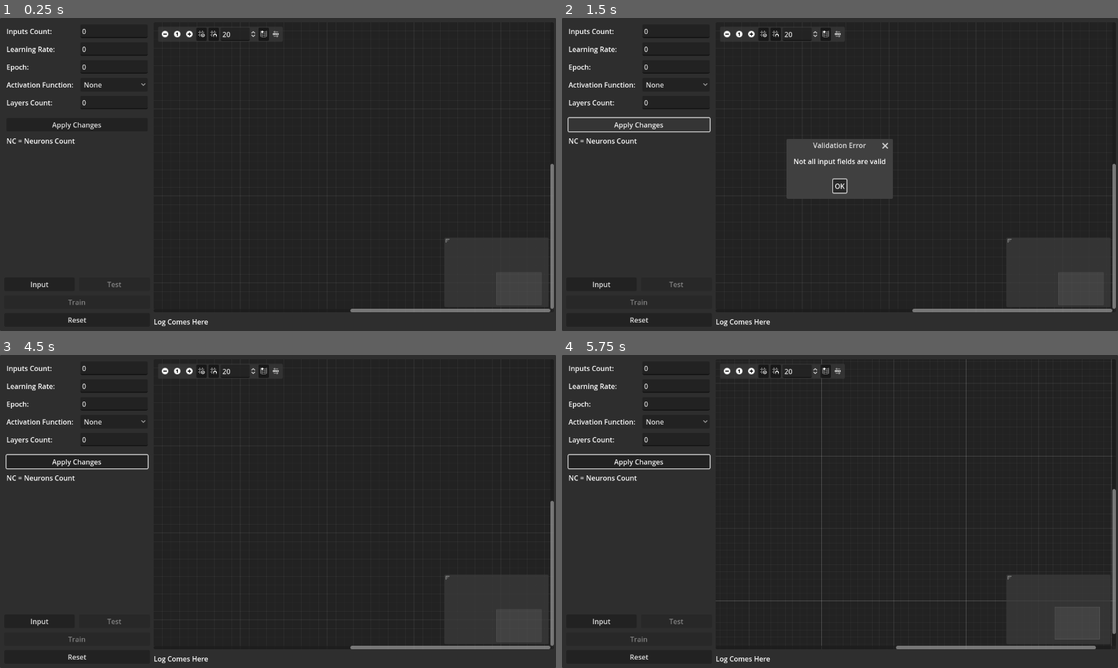
Above: before the commit, frames 1-4 (two rows, left to right).
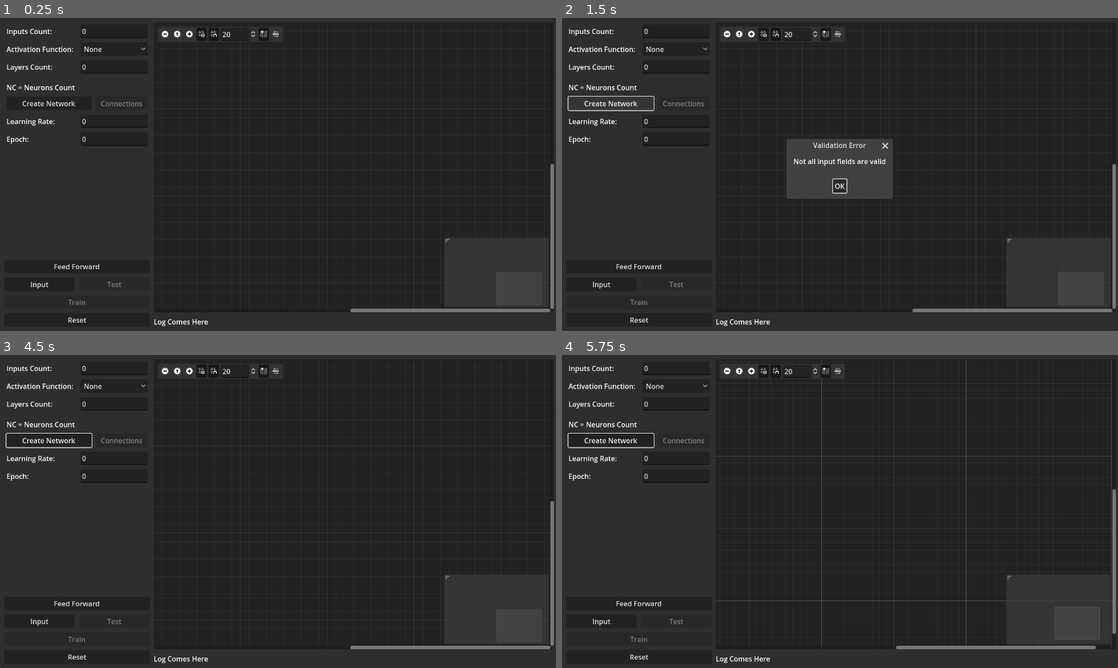
Above: after the commit, the same moments.

Repository: maktoobgar/neural_network
Game: Godot game, scene res://scenes/main.tscn
Two runs of this game, one before a commit and one after it. Both use one fixed random seed, a clock stepped at 60 frames per second and the inputs below.
Inputs (mouse positions are in pixels of both pictures, inside the frame that each line leads up to):
- Up to frame 1 (0.25 s): no input
- Up to frame 2 (1.5 s): click "None" at 0.5 s; click "Apply Changes" (after the commit: "Create Network") at 1.25 s
- Up to frame 3 (4.5 s): click "Input" at 2 s; click (77, 602) at 2.75 s, where only the run after the commit has a clickable "Feed Forward"; click "Reset" at 3.5 s; click "OK" at 4.25 s
- Up to frame 4 (5.75 s): click (728, 370) at 5 s

The runs differ from the first frame. In frame 1, 1.1% of the frame differs, in the area x 1-27%, y 9-81%; in frame 2, 1.5%; in frame 3, 1.4%; in frame 4, 1.4%.

Commit message:
🎉 feat: connections for neurons added + feed forward mechanism added

Diff:
--- a/scenes/global.gd
+++ b/scenes/global.gd
@@ -56,3 +56,16 @@
 	if num > 20:
 		return (layers.get((num/10)*10, "Invalid Number") + " " + layers.get(num%10, "Invalid Number") + " Neuron").replace("  ", " ")
 	return layers.get(num, "Invalid Number") + " Neuron"
+
+func none(input: float) -> float:
+	return input
+
+func sigmoid(input: float) -> float:
+	return 1.0/(1.0+exp(-input))
+
+func calculate_neuron_output(value: float, function_name: String) -> float:
+	if function_name == "Sigmoid":
+		return sigmoid(value)
+	elif function_name == "Tanh":
+		return tanh(value)
+	return none(value)
--- a/scenes/layer.gd
+++ b/scenes/layer.gd
@@ -60,3 +60,7 @@
 			continue
 		var neuron: Neuron = self.get_child(i)
 		neuron.activation_function = inputControl.value
+
+func feed_forward_all_nodes() -> void:
+	for neuron in all_neurons:
+		neuron.feed_forward()
--- a/scenes/layer.tscn
+++ b/scenes/layer.tscn
@@ -19,7 +19,6 @@
 slot/0/right_icon = null
 slot/0/draw_stylebox = true
 script = ExtResource("1_3bi70")
-layer_id = null
 
 [node name="Menu" type="VBoxContainer" parent="."]
 layout_mode = 2
--- a/scenes/main.tscn
+++ b/scenes/main.tscn
@@ -72,26 +72,6 @@
 force_int = true
 force_min = true
 
-[node name="LearningRate" parent="Panel/CornerMargins/MainSpliterContainer/Sidebar/SidebarContentContainer/ScrollContainer/Margin/Controls" instance=ExtResource("1_tlwrc")]
-unique_name_in_owner = true
-layout_mode = 2
-value = "0"
-text = "Learning Rate:"
-initial_value = "0"
-force_float = true
-max_value = 1.0
-force_min = true
-force_max = true
-
-[node name="Epoch" parent="Panel/CornerMargins/MainSpliterContainer/Sidebar/SidebarContentContainer/ScrollContainer/Margin/Controls" instance=ExtResource("1_tlwrc")]
-unique_name_in_owner = true
-layout_mode = 2
-value = "0"
-text = "Epoch:"
-initial_value = "0"
-force_int = true
-force_min = true
-
 [node name="ActivationFunction" parent="Panel/CornerMargins/MainSpliterContainer/Sidebar/SidebarContentContainer/ScrollContainer/Margin/Controls" instance=ExtResource("1_tlwrc")]
 unique_name_in_owner = true
 layout_mode = 2
@@ -121,39 +101,78 @@
 layout_mode = 2
 theme_override_constants/separation = 10
 
-[node name="ApplyChanges" type="Button" parent="Panel/CornerMargins/MainSpliterContainer/Sidebar/SidebarContentContainer/ScrollContainer/Margin/Controls"]
-layout_mode = 2
-text = "Apply Changes"
-
 [node name="Label" type="Label" parent="Panel/CornerMargins/MainSpliterContainer/Sidebar/SidebarContentContainer/ScrollContainer/Margin/Controls"]
 layout_mode = 2
 text = "NC = Neurons Count"
 
+[node name="HBoxContainer" type="HBoxContainer" parent="Panel/CornerMargins/MainSpliterContainer/Sidebar/SidebarContentContainer/ScrollContainer/Margin/Controls"]
+layout_mode = 2
+theme_override_constants/separation = 10
+
+[node name="ApplyChanges" type="Button" parent="Panel/CornerMargins/MainSpliterContainer/Sidebar/SidebarContentContainer/ScrollContainer/Margin/Controls/HBoxContainer"]
+layout_mode = 2
+size_flags_horizontal = 3
+text = "Create Network"
+
+[node name="ConnectionsButton" type="Button" parent="Panel/CornerMargins/MainSpliterContainer/Sidebar/SidebarContentContainer/ScrollContainer/Margin/Controls/HBoxContainer"]
+unique_name_in_owner = true
+layout_mode = 2
+size_flags_horizontal = 3
+size_flags_stretch_ratio = 0.6
+disabled = true
+text = "Connections"
+
+[node name="LearningRate" parent="Panel/CornerMargins/MainSpliterContainer/Sidebar/SidebarContentContainer/ScrollContainer/Margin/Controls" instance=ExtResource("1_tlwrc")]
+unique_name_in_owner = true
+layout_mode = 2
+value = "0"
+text = "Learning Rate:"
+initial_value = "0"
+force_float = true
+max_value = 1.0
+force_min = true
+force_max = true
+
+[node name="Epoch" parent="Panel/CornerMargins/MainSpliterContainer/Sidebar/SidebarContentContainer/ScrollContainer/Margin/Controls" instance=ExtResource("1_tlwrc")]
+unique_name_in_owner = true
+layout_mode = 2
+value = "0"
+text = "Epoch:"
+initial_value = "0"
+force_int = true
+force_min = true
+
 [node name="ButtonsContainer" type="VBoxContainer" parent="Panel/CornerMargins/MainSpliterContainer/Sidebar/SidebarContentContainer"]
 layout_mode = 2
 theme_override_constants/separation = 10
 
+[node name="FeedForwardBackwardButton" type="Button" parent="Panel/CornerMargins/MainSpliterContainer/Sidebar/SidebarContentContainer/ButtonsContainer"]
+layout_mode = 2
+text = "Feed Forward"
+
 [node name="SplitInHalf" type="HBoxContainer" parent="Panel/CornerMargins/MainSpliterContainer/Sidebar/SidebarContentContainer/ButtonsContainer"]
 layout_mode = 2
 theme_override_constants/separation = 10
 
-[node name="Input" type="Button" parent="Panel/CornerMargins/MainSpliterContainer/Sidebar/SidebarContentContainer/ButtonsContainer/SplitInHalf"]
+[node name="InputButton" type="Button" parent="Panel/CornerMargins/MainSpliterContainer/Sidebar/SidebarContentContainer/ButtonsContainer/SplitInHalf"]
 layout_mode = 2
 size_flags_horizontal = 3
 text = "Input"
 
-[node name="Test" type="Button" parent="Panel/CornerMargins/MainSpliterContainer/Sidebar/SidebarContentContainer/ButtonsContainer/SplitInHalf"]
+[node name="TestButton" type="Button" parent="Panel/CornerMargins/MainSpliterContainer/Sidebar/SidebarContentContainer/ButtonsContainer/SplitInHalf"]
+unique_name_in_owner = true
 layout_mode = 2
 size_flags_horizontal = 3
 disabled = true
 text = "Test"
 
-[node name="Train" type="Button" parent="Panel/CornerMargins/MainSpliterContainer/Sidebar/SidebarContentContainer/ButtonsContainer"]
+[node name="TrainButton" type="Button" parent="Panel/CornerMargins/MainSpliterContainer/Sidebar/SidebarContentContainer/ButtonsContainer"]
+unique_name_in_owner = true
 layout_mode = 2
 disabled = true
 text = "Train"
 
-[node name="Reset" type="Button" parent="Panel/CornerMargins/MainSpliterContainer/Sidebar/SidebarContentContainer/ButtonsContainer"]
+[node name="ResetButton" type="Button" parent="Panel/CornerMargins/MainSpliterContainer/Sidebar/SidebarContentContainer/ButtonsContainer"]
 layout_mode = 2
 text = "Reset"
 
@@ -186,6 +205,10 @@
 size = Vector2i(199, 100)
 
 [connection signal="text_changed" from="Panel/CornerMargins/MainSpliterContainer/Sidebar/SidebarContentContainer/ScrollContainer/Margin/Controls/LayersCount" to="." method="_on_layers_count_text_changed"]
-[connection signal="button_up" from="Panel/CornerMargins/MainSpliterContainer/Sidebar/SidebarContentContainer/ScrollContainer/Margin/Controls/ApplyChanges" to="." method="_on_apply_changes_button_up"]
+[connection signal="button_up" from="Panel/CornerMargins/MainSpliterContainer/Sidebar/SidebarContentContainer/ScrollContainer/Margin/Controls/HBoxContainer/ApplyChanges" to="." method="_on_apply_changes_button_up"]
+[connection signal="button_up" from="Panel/CornerMargins/MainSpliterContainer/Sidebar/SidebarContentContainer/ScrollContainer/Margin/Controls/HBoxContainer/ConnectionsButton" to="." method="_on_connections_button_button_up"]
+[connection signal="button_up" from="Panel/CornerMargins/MainSpliterContainer/Sidebar/SidebarContentContainer/ButtonsContainer/FeedForwardBackwardButton" to="." method="_on_feed_forward_backward_button_button_up"]
+[connection signal="button_up" from="Panel/CornerMargins/MainSpliterContainer/Sidebar/SidebarContentContainer/ButtonsContainer/SplitInHalf/TestButton" to="." method="_on_test_button_button_up"]
+[connection signal="button_up" from="Panel/CornerMargins/MainSpliterContainer/Sidebar/SidebarContentContainer/ButtonsContainer/TrainButton" to="." method="_on_train_button_button_up"]
 [connection signal="connection_request" from="Panel/CornerMargins/MainSpliterContainer/Content/ContentContainer/Neurons" to="." method="_on_neurons_connection_request"]
 [connection signal="disconnection_request" from="Panel/CornerMargins/MainSpliterContainer/Content/ContentContainer/Neurons" to="." method="_on_neurons_disconnection_request"]
--- a/scenes/manager.gd
+++ b/scenes/manager.gd
@@ -12,19 +12,26 @@
 func _ready():
 	%Neurons.set_right_disconnects(true)
 
-func get_inputs() -> void:
+func _show_error() -> void:
+	%Popup.title = "Validation Error"
+	%Popup.dialog_text = "Not all input fields are valid"
+	%Popup.popup_centered()
+
+func get_network_inputs() -> void:
 	inputs_count = max(int(%InputsCount.value), 0)
-	learning_rate = min(float(%LearningRate.value), 1.0)
 	layers_count = int(%LayersCount.value)
-	epoch = max(int(%Epoch.value), 0)
 	activation_function = %ActivationFunction.value
 	%InputsCount.value = str(inputs_count)
+	%LayersCount.value = str(layers_count)
+
+func get_learning_inputs() -> void:
+	learning_rate = min(float(%LearningRate.value), 1.0)
+	epoch = max(int(%Epoch.value), 0)
 	%LearningRate.value = str(learning_rate)
-	%LayersCount.value = str(layers_count)
 	%Epoch.value = str(epoch)
 
-func are_inputs_valid() -> bool:
-	if inputs_count > 0 && learning_rate > 0 && layers_count > 0 && epoch > 0 && activation_function != "None":
+func are_network_inputs_valid() -> bool:
+	if inputs_count > 0 && layers_count > 0 && activation_function != "":
 		var all_valid = true
 		for i in range(%LayersContainer.get_child_count()):
 			var node = %LayersContainer.get_child(i)
@@ -33,15 +40,37 @@
 				all_valid = false
 		if all_valid:
 			return true
-	%Popup.title = "Validation Error"
-	%Popup.dialog_text = "Not all input fields are valid"
-	%Popup.popup_centered()
+	_show_error()
+	return false
+
+func are_learning_inputs_valid() -> bool:
+	if learning_rate > 0 && learning_rate <= 1 && epoch >= 1:
+		return true
+	_show_error()
 	return false
 
 func _on_apply_changes_button_up():
-	get_inputs()
-	if not are_inputs_valid():
+	get_network_inputs()
+	if not are_network_inputs_valid():
 		return
+
+	var prev = ""
+	for key in layers:
+		if prev == "":
+			prev = key
+			continue
+		if key == "out":
+			for i in range(len(layers[prev].all_neurons)):
+				%Neurons.disconnect_node(prev, i, key, i)
+		elif prev == "in":
+			for i in range(len(layers[key].all_neurons)):
+				for j in range(len(layers[prev].inputs_outputs)):
+					%Neurons.disconnect_node(prev, j, key, i)
+		else:
+			for i in range(len(layers[prev].all_neurons)):
+				for j in range(len(layers[key].all_neurons)):
+					%Neurons.disconnect_node(prev, i, key, j)
+		prev = key
 
 	# Clean All
 	for i in range(%Neurons.get_child_count()):
@@ -74,8 +103,8 @@
 	outputs_layer.inputs_outputs_count = nc_of_each_layer[len(nc_of_each_layer) - 1]
 	outputs_layer.position_offset.x = (layers_count + 1) * 600
 	layers["out"] = outputs_layer
-	outputs_layer.ready.connect(_connect_all_lines)
 	%Neurons.add_child(outputs_layer)
+	%ConnectionsButton.disabled = false
 
 func _on_layers_count_text_changed(inputControl: InputControl):
 	var count = int(%LayersCount.value)
@@ -129,9 +158,41 @@
 	if disconnect:
 		%Neurons.disconnect_node(from_node, from_port, to_node, to_port)
 
-func _connect_all_lines() -> void:
-	var prev = null
-	for layer in layers:
-		if prev == null:
-			prev = layer
+func _on_train_button_button_up():
+	get_learning_inputs()
+	if not are_learning_inputs_valid():
+		return
+
+func _on_test_button_button_up():
+	get_learning_inputs()
+	if not are_learning_inputs_valid():
+		return
+
+func _on_connections_button_button_up():
+	var prev = ""
+	for key in layers:
+		if prev == "":
+			prev = key
 			continue
+		if key == "out":
+			for i in range(len(layers[prev].all_neurons)):
+				layers[prev].all_neurons[i].connect_output(layers[key].inputs_outputs[i])
+				%Neurons.connect_node(prev, i, key, i)
+		elif prev == "in":
+			for i in range(len(layers[key].all_neurons)):
+				for j in range(len(layers[prev].inputs_outputs)):
+					layers[key].all_neurons[i].connect_input("W in-" + str(j + 1), layers[prev].inputs_outputs[j])
+					%Neurons.connect_node(prev, j, key, i)
+		else:
+			for i in range(len(layers[prev].all_neurons)):
+				for j in range(len(layers[key].all_neurons)):
+					layers[key].all_neurons[j].connect_neuron("W " + str(layers[prev].layer_id) + "-" + str(i + 1), layers[prev].all_neurons[i])
+					%Neurons.connect_node(prev, i, key, j)
+		prev = key
+	%ConnectionsButton.disabled = true
+
+func _on_feed_forward_backward_button_button_up():
+	for key in layers:
+		if key == "in" or key == "out":
+			continue
+		layers[key].feed_forward_all_nodes()
--- a/scenes/neuron.gd
+++ b/scenes/neuron.gd
@@ -5,14 +5,14 @@
 
 var id: int: set = _set_id, get = _get_id
 var net: float: set = _set_net, get = _get_net
-var output: float: set = _set_output, get = _get_output
+var value: float: set = _set_value, get = _get_value
 var activation_function: String: set = _set_activation_function, get = _get_activation_function
 var layer_node: Layer = null
-var in_neurons: Array[Neuron] = []
-var inputs: Array[InputOutput] = []
+var in_neurons: Dictionary = {}
+var inputs: Dictionary = {}
 var weights: Dictionary = {}
 
-signal output_updated(value: int)
+signal value_updated(value: int)
 
 func _append_weight(id: String, value: int) -> void:
 	weights[id] = value
@@ -21,12 +21,12 @@
 	input.initial_value = "1"
 	input.set_meta("id", id)
 	input.editable = false
-	self.add_child(input)
+	%Weights.add_child(input)
 
 func _remove_weight(id: String) -> void:
 	weights.erase(id)
-	for i in range(self.get_child_count()):
-		var node = self.get_child(i)
+	for i in range(%Weights.get_child_count()):
+		var node = %Weights.get_child(i)
 		if node.get_meta("id") == id:
 			node.free()
 			break
@@ -44,11 +44,11 @@
 func _get_net() -> float:
 	return float(%Net.value)
 
-func _set_output(value: float) -> void:
-	output_updated.emit(value)
+func _set_value(value: float) -> void:
+	value_updated.emit(value)
 	%Output.value = str(value)
 
-func _get_output() -> float:
+func _get_value() -> float:
 	return float(%Output.value)
 
 func _set_activation_function(value: String) -> void:
@@ -70,35 +70,47 @@
 func connect_neuron(id: String, neuron: Neuron) -> bool:
 	if len(inputs) > 0:
 		return false
-	in_neurons.append(neuron)
-	_append_weight(id, 1)
+	in_neurons[id] = neuron
+	_append_weight(id, 1.0)
 	return true
 
 func connect_input(id: String, input: InputOutput) -> bool:
 	if len(in_neurons) > 0:
 		return false
-	inputs.append(input)
-	_append_weight(id, 1)
+	inputs[id] = input
+	_append_weight(id, 1.0)
 	return true
 
 func connect_output(input: InputOutput) -> bool:
-	output_updated.connect(input.update_value)
-	output_updated.emit(output)
+	value_updated.connect(input.update_value)
+	value_updated.emit(value)
 	return true
 
 func disconnect_neuron(id: String, neuron: Neuron) -> bool:
-	in_neurons.erase(neuron)
+	in_neurons.erase(id)
 	_remove_weight(id)
 	return true
 
 func disconnect_input(id: String, input: InputOutput) -> bool:
-	inputs.erase(input)
+	inputs.erase(id)
 	_remove_weight(id)
 	return true
 
 func disconnect_output(input: InputOutput) -> bool:
-	output_updated.disconnect(input.update_value)
+	value_updated.disconnect(input.update_value)
 	return true
 
 func _on_output_text_changed(inputControl: InputControl):
-	output_updated.emit(output)
+	value_updated.emit(value)
+
+func feed_forward() -> void:
+	var inputs_or_neurons: Dictionary = {}
+	if len(in_neurons) > 0:
+		inputs_or_neurons = in_neurons
+	elif len(inputs) > 0:
+		inputs_or_neurons = inputs
+	var new_value: float = 0
+	for key in inputs_or_neurons:
+		new_value += inputs_or_neurons[key].value * weights[key]
+	net = new_value
+	value = Global.calculate_neuron_output(net, activation_function)
--- a/scenes/neuron.tscn
+++ b/scenes/neuron.tscn
@@ -55,6 +55,11 @@
 initial_value = "0"
 force_float = true
 
+[node name="Weights" type="VBoxContainer" parent="MainContainer/ValuesContainer"]
+unique_name_in_owner = true
+layout_mode = 2
+theme_override_constants/separation = 10
+
 [node name="Details" type="Button" parent="MainContainer"]
 unique_name_in_owner = true
 layout_mode = 2
Not shown, changed: CHANGELOG.md
